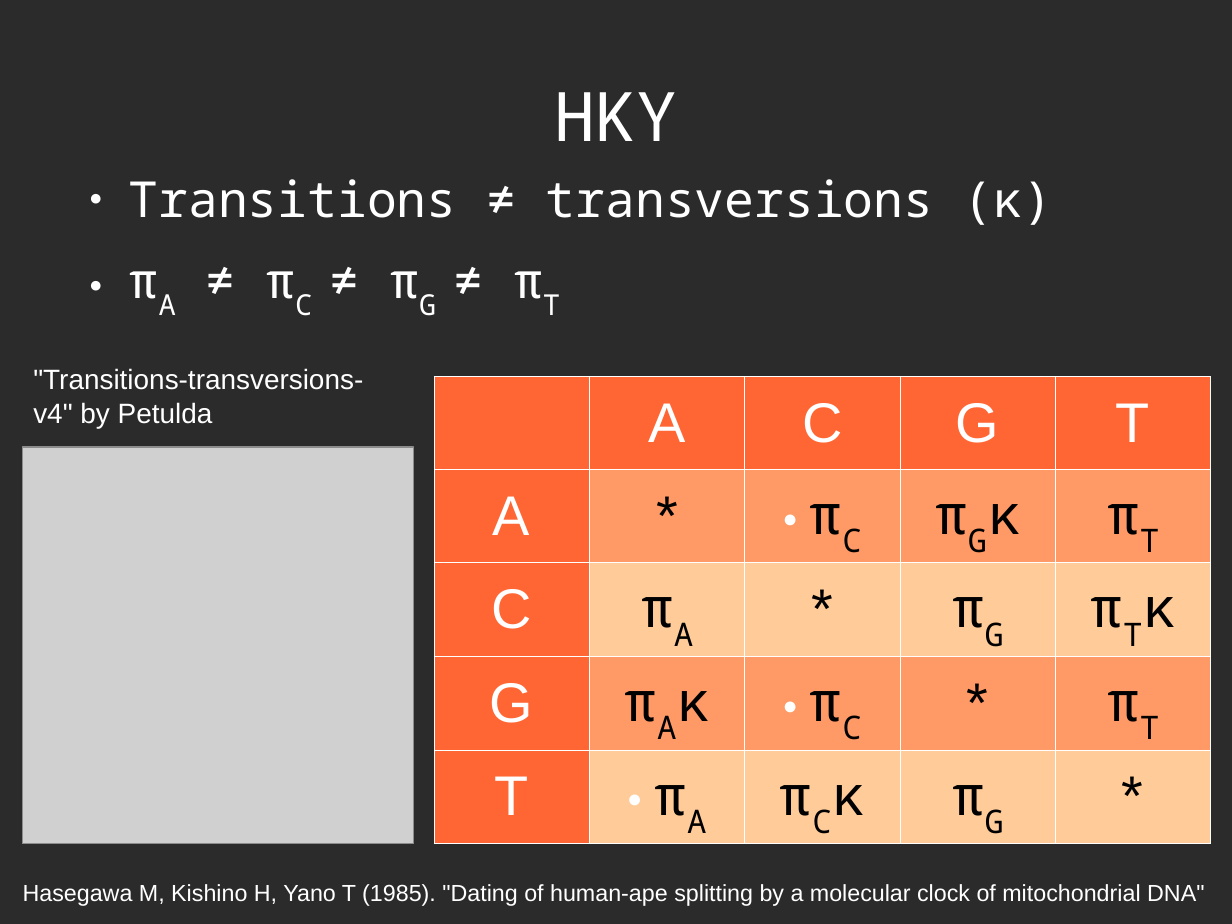
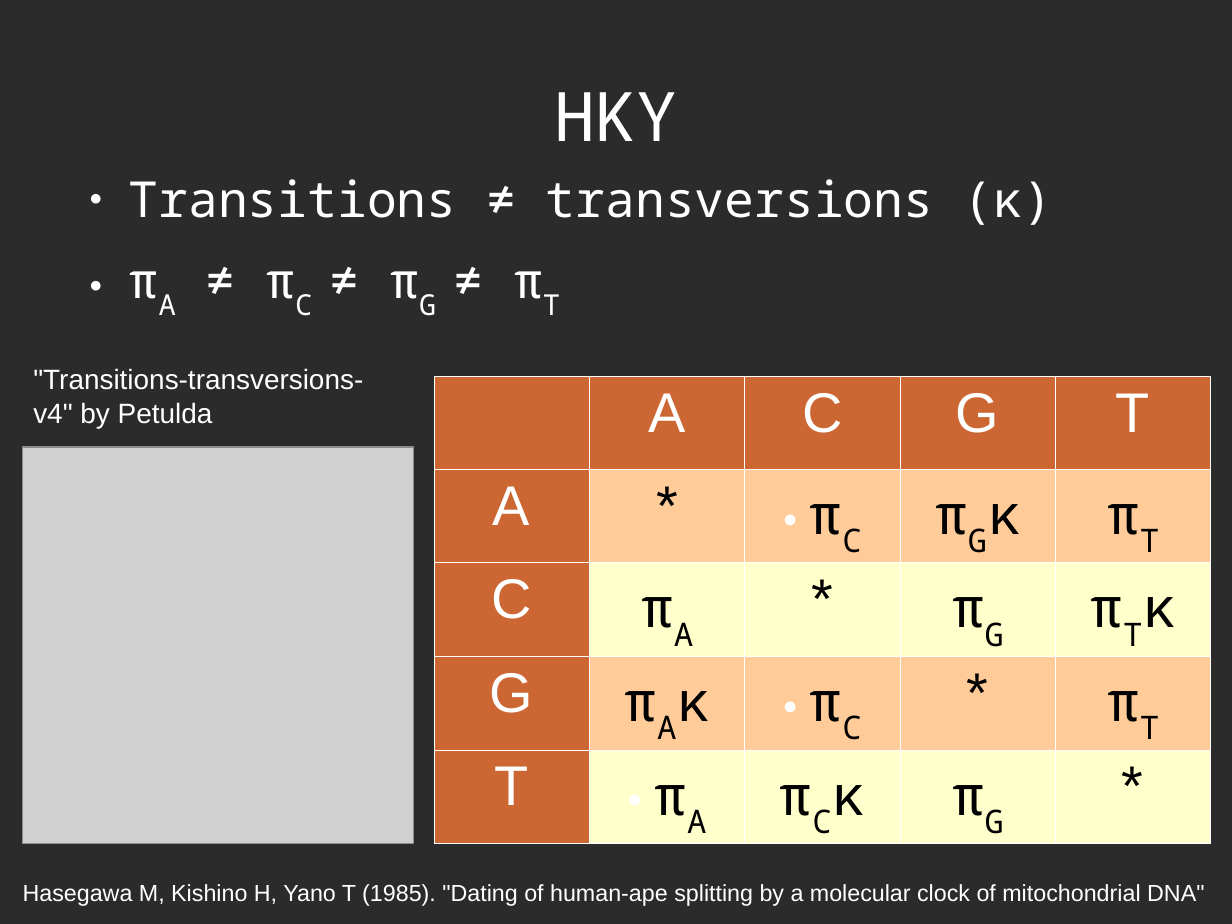
Before and after one commit to richelbilderbeek/Science, a slide deck: slide 11 of Bilderbeek2016Beast/Beast2.odp. Drawn at 1232x924 pixels with LibreOffice and Linux fonts; fonts in the diff are those of the drawing; grey boxes stand for pictures; background and template pictures are left out; a plain dark background stands for a picture behind light text. Boxes give left, top, right and bottom in pixels: in the first picture for what was removed or moved away, otherwise in the second. Text is boxed around its words. In the diff, an @@ line names an element or a change of style, - is before the commit and + after.

```diff
--- a/Bilderbeek2016Beast/Beast2.odp
+++ b/Bilderbeek2016Beast/Beast2.odp
@@ table at bbox=[434, 377, 1211, 844] @@
@@ fill #FF6633 to #CC6633 in 9 cells @@
@@ fill #FF9966 to #FFCC99 in 8 cells @@
@@ fill #FFCC99 to #FFFFCC in 8 cells @@
```
Also in this commit, not shown: 8 other slides changed, 2 slides added, 1 slide removed, 3 other files.
